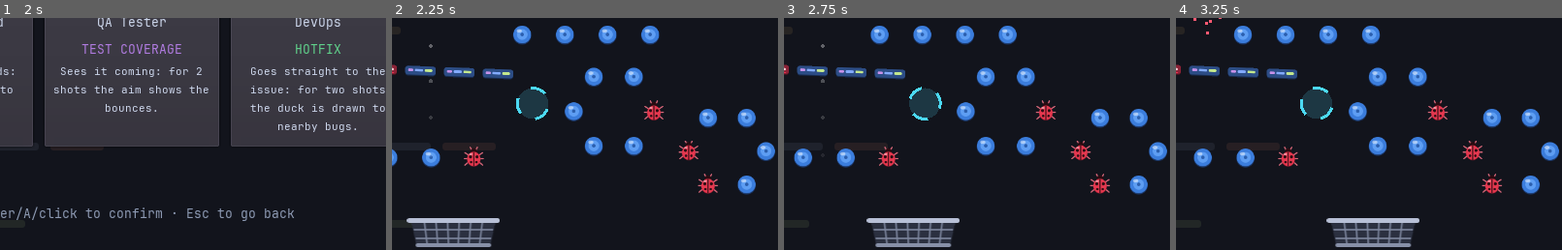
Above: before the commit, frames 1-4 (left to right).
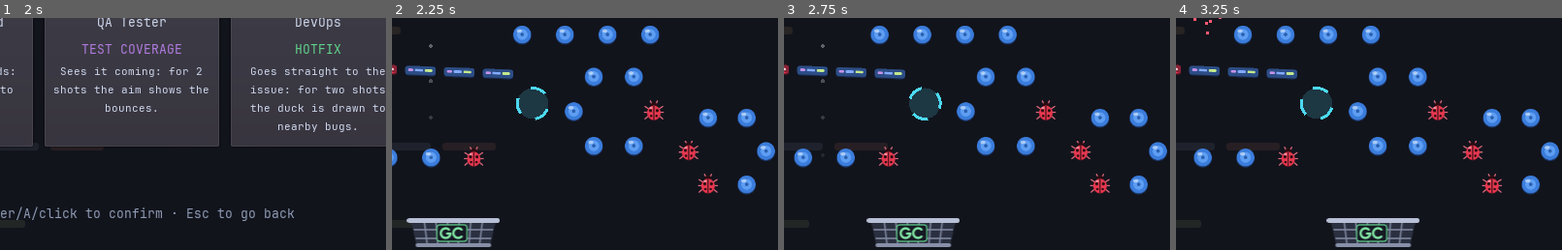
Above: after the commit, the same moments.

Repository: NormalCrazy000/pg_raspberry
Game: Godot game, scene res://scenes/boot.tscn
The game is run twice, just before and just after one commit, with the same random seed, the same clock (stepped at 60 frames per second) and the same inputs.
Inputs (mouse positions are % of the whole screen's width and height, from its top left):
- Up to frame 1 (2 s): click "2-player match" at 0.5 s; click "Giulia" at 1.25 s
- Up to frame 2 (2.25 s): click "Marco" at 2 s
- Up to frame 3 (2.75 s): no input
- Up to frame 4 (3.25 s): tap Enter (ui_accept) at 2.75, 3.02 s; move the mouse to (72, 45) at 2.77 s; hold Right (ui_right) from 2.78 s (still down); tap R at 2.85 s; click (72, 45) at 2.92 s
The pictures show only the part of the screen within x 45-95%, y 49-99%; the shares and areas given below are measured in that part.

Frame 1 is identical in both runs. In frame 2, 0.6% of the frame differs, in the area x 11-20%, y 88-97%; in frame 3, 0.6%; in frame 4, 0.6%.

Commit message:
Il cestino diventa il garbage collector (GC)
Co-Authored-By: Claude Opus 5.5 <noreply@anthropic.com>

Diff:
--- a/assets/sprites/bin.svg
+++ b/assets/sprites/bin.svg
@@ -1,11 +1,17 @@
 <svg xmlns="http://www.w3.org/2000/svg" width="96" height="30" viewBox="0 0 96 30">
-  <!-- Cestino della carta a rete, visto di fronte -->
+  <!-- Cestino della carta a rete, visto di fronte: è il garbage collector che recupera le paperelle -->
   <path d="M4 2 L92 2 L86 29 L10 29 Z" fill="#2b3040"/>
   <g stroke="#7d869e" stroke-width="1.6">
     <path d="M18 3 L21 28"/><path d="M30 3 L32 28"/><path d="M42 3 L43 28"/>
     <path d="M54 3 L53 28"/><path d="M66 3 L64 28"/><path d="M78 3 L75 28"/>
     <path d="M7 12 L89 12"/><path d="M9 21 L87 21"/>
   </g>
+  <!-- Targhetta "GC" (lettere disegnate come tracciati: l'importatore SVG di Godot non disegna il testo) -->
+  <rect x="31" y="7" width="31" height="17" rx="3" fill="#161a24" stroke="#5fd08a" stroke-width="1.2"/>
+  <g fill="none" stroke="#7ee0a0" stroke-width="2.4" stroke-linecap="round" stroke-linejoin="round">
+    <path d="M43.5 12 A5 5 0 1 0 45 16 L41.5 16"/>
+    <path d="M56.5 12 A5 5 0 1 0 56.5 19"/>
+  </g>
   <rect x="0" y="0" width="96" height="5" rx="2.5" fill="#b8c0d6"/>
   <rect x="9" y="26" width="78" height="4" rx="2" fill="#8790a8"/>
 </svg>
--- a/locale/translations.csv
+++ b/locale/translations.csv
@@ -21,7 +21,7 @@
 HUD_BALLS,Paperelle %d,Ducks %d
 HUD_BUGS,Bug %d,Bugs %d
 FLASH_MULTIPLIER,Moltiplicatore x%d!,Multiplier x%d!
-FLASH_RECOVERED,Paperella recuperata!,Duck recovered!
+FLASH_RECOVERED,gc(): paperella recuperata!,gc(): duck reclaimed!
 FLASH_EXTRA_ONE,Paperella extra per %s!,Extra duck for %s!
 FLASH_EXTRA_MANY,%d paperelle extra per %s!,%d extra ducks for %s!
 FLASH_TURN,Tocca a %s,%s's turn
@@ -64,7 +64,7 @@
 • I bug (rossi) valgono 1.000 punti e fanno salire il moltiplicatore, che vale per entrambi.
 • Le puntine valgono 100 punti. Le tazze di caffè valgono 500 e attivano il potere del tuo personaggio.
 • I pioli colpiti spariscono a fine tiro.
-• Se la paperella cade nel cestino, la recuperi. Un tiro da 10.000 punti o più regala una paperella extra.
+• Se la paperella cade nel garbage collector (il cestino GC che si muove), la recuperi. Un tiro da 10.000 punti o più regala una paperella extra.
 • Bonus: ""Tiro lungo"" se colpisci due bug molto lontani nello stesso tiro, ""Combo"" se una paperella tocca 10 pioli o più.
 • Quando i bug finiscono, ogni paperella rimasta vale 10.000 punti.
 
@@ -76,7 +76,7 @@
 • Bugs (red) are worth 1,000 points and raise the multiplier, which counts for both players.
 • Pins are worth 100 points. Coffee cups are worth 500 and trigger your character's power.
 • Hit pegs disappear at the end of the shot.
-• If the duck falls into the bin, you get it back. A shot worth 10,000 points or more gives an extra duck.
+• If the duck falls into the garbage collector (the moving GC bin), you get it back. A shot worth 10,000 points or more gives an extra duck.
 • Bonuses: ""Long shot"" for hitting two distant bugs in the same shot, ""Combo"" when one duck touches 10 or more pegs.
 • When the bugs are gone, every remaining duck is worth 10,000 points.
 
--- a/scripts/game/bucket.gd
+++ b/scripts/game/bucket.gd
@@ -1,5 +1,5 @@
 extends KinematicBody2D
-# Cestino mobile: se la palla ci cade dentro, viene recuperata.
+# Cestino mobile, il "garbage collector" (GC): se la paperella ci cade dentro, viene recuperata.
 
 signal ball_caught(ball)
 
Binary file changed: locale/translations.en.translation
Binary file changed: locale/translations.it.translation
Not shown, changed: CHANGELOG.md
